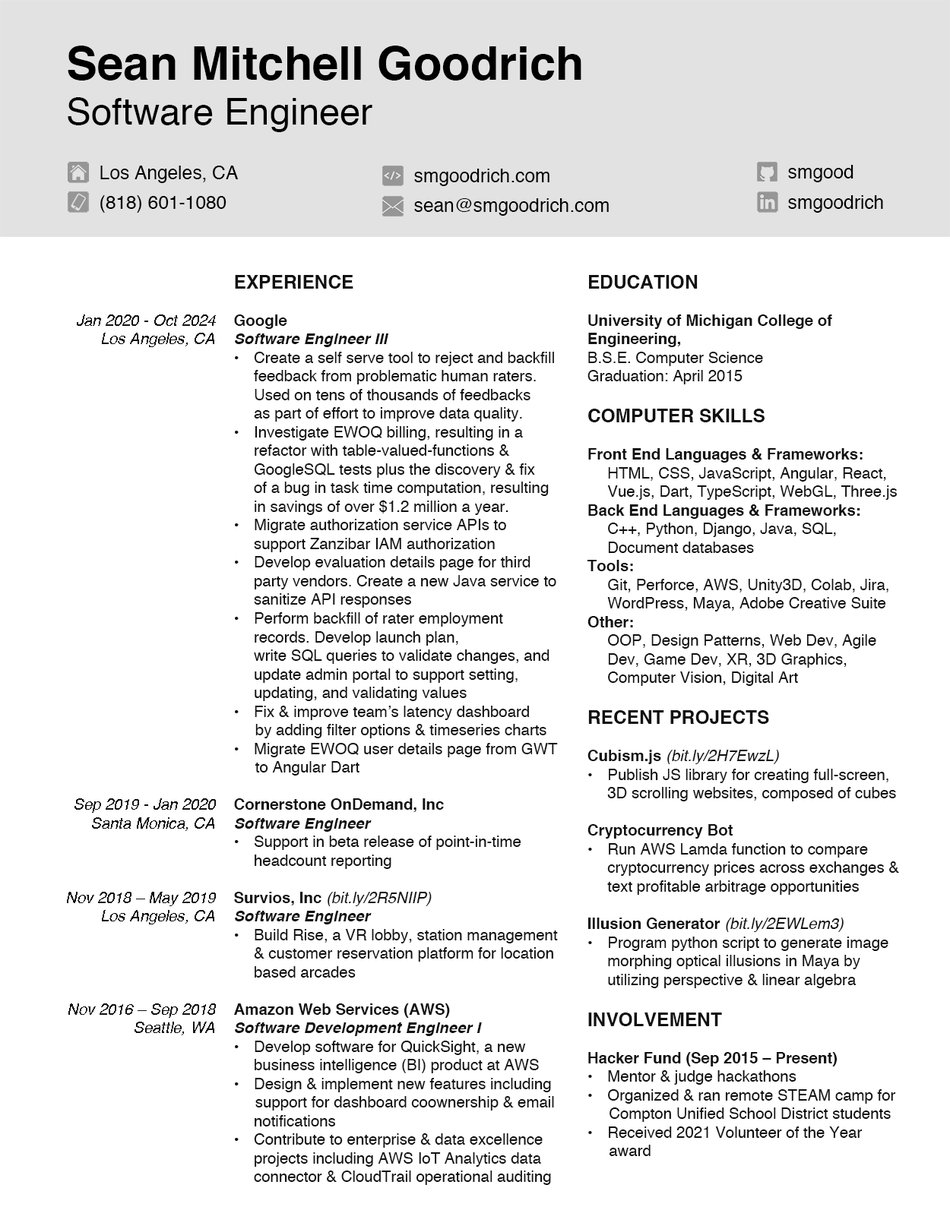
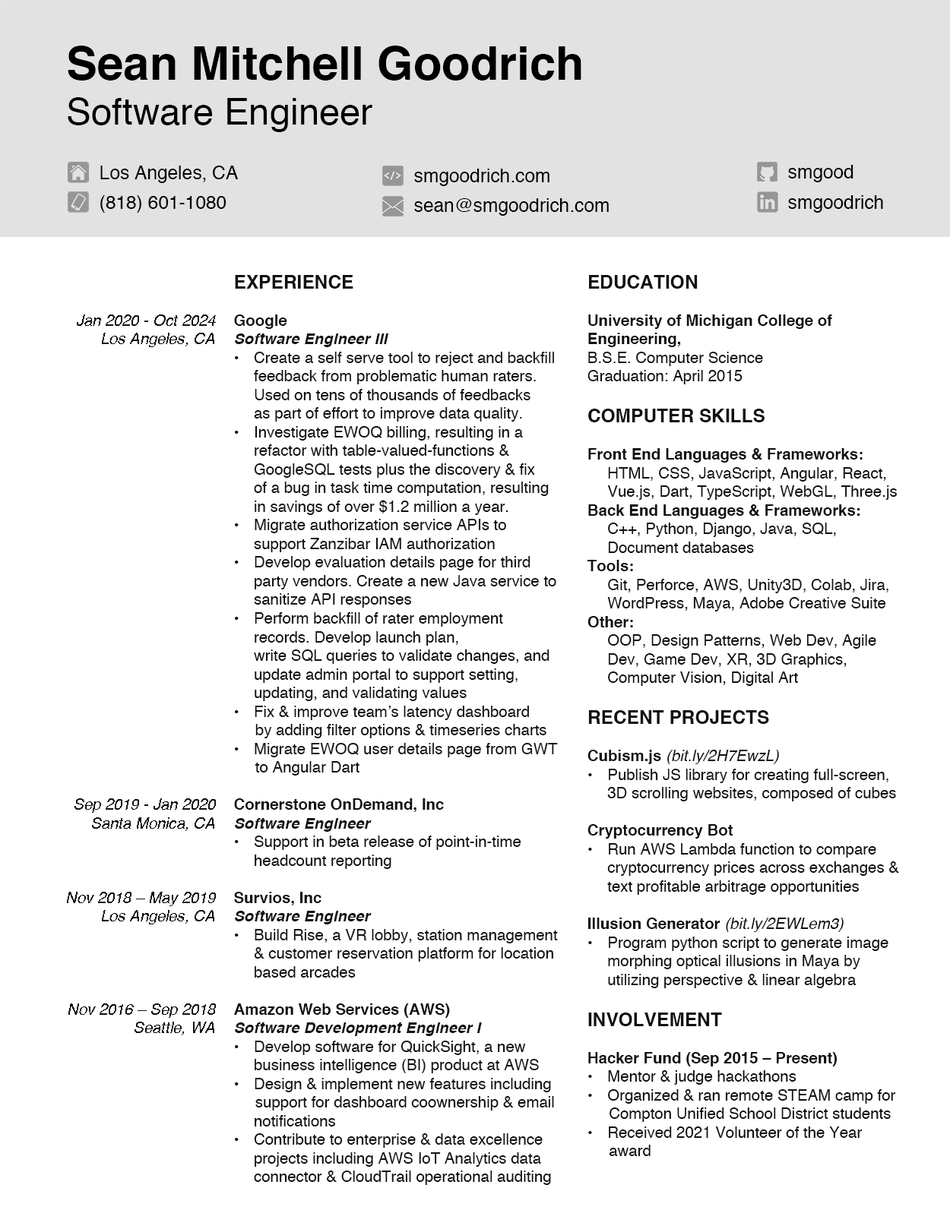
Layers edited between the first and the second 950 × 1229 image:
painted on "EXPERIENCE + Projects" over [327, 892, 432, 907]
painted on "Education + Skills" over [709, 843, 877, 858]
